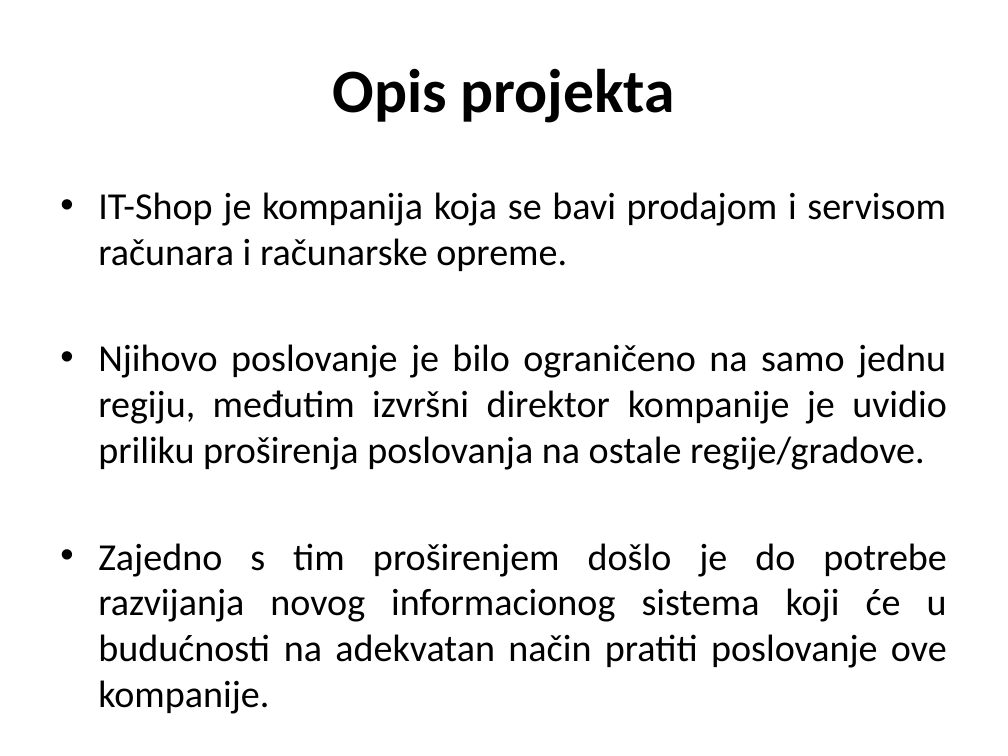
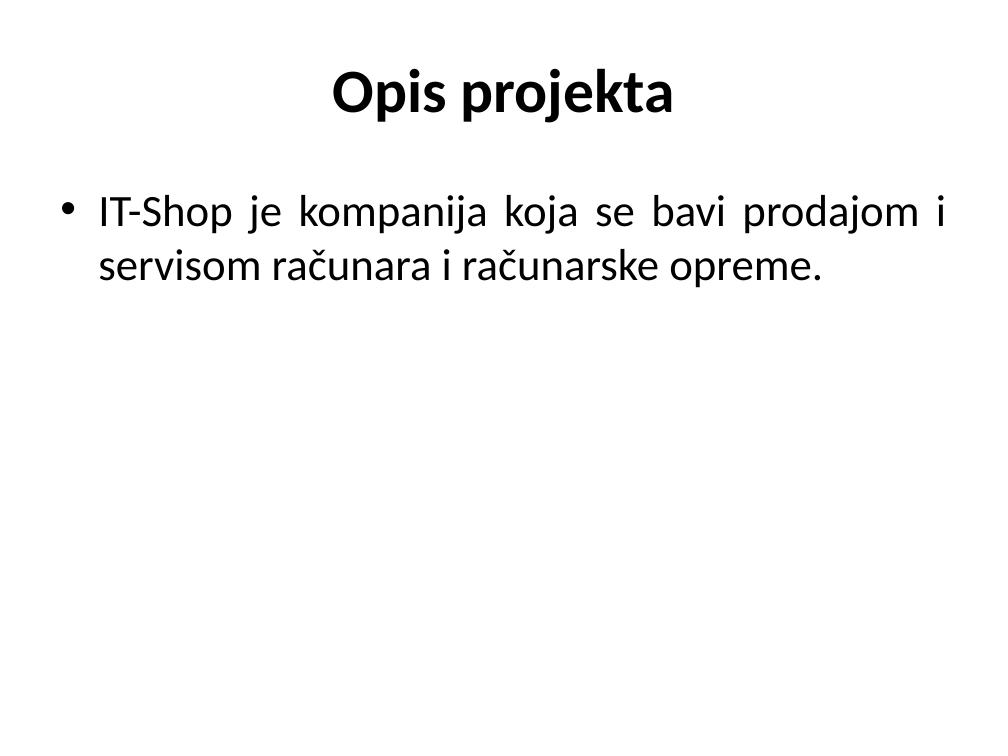
Before and after one commit to ooad-2014-2015/HeritageDev, a slide deck: slide 2 of Prezentacija.pptx. Drawn at 1008x756 pixels with LibreOffice and Linux fonts; fonts in the diff are those of the drawing; background and template pictures are left out. Boxes give left, top, right and bottom in pixels: in the first picture for what was removed or moved away, otherwise in the second. Text is boxed around its words. In the diff, an @@ line names an element or a change of style, - is before the commit and + after.

```diff
--- a/Prezentacija.pptx
+++ b/Prezentacija.pptx
@@ text "IT-Shop je kompanija koja se ..." at <box>98,195,946,288</box>: size 27.2 to 32 pt @@
@@ text at <box>98,344,947,668</box>: paragraphs removed @@
-• Njihovo poslovanje je bilo ograničeno na samo jednu regiju, međutim izvršni direktor kompanije je uvidio priliku proširenja poslovanja na ostale regije/gradove.
-• Zajedno s tim proširenjem došlo je do potrebe razvijanja novog informacionog sistema koji će u budućnosti na adekvatan način pratiti poslovanje ove kompanije.
```
Also in this commit, not shown: 4 other slides changed, 7 slides added, 2 slides removed.
